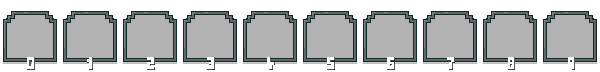
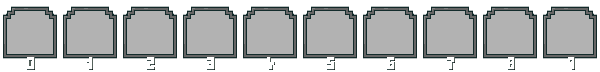
Layer changes from the first (600, 72) image to the second:
painted on "Layer #1" over [3, 7, 597, 62]
painted on "Background" over [3, 6, 597, 64]
